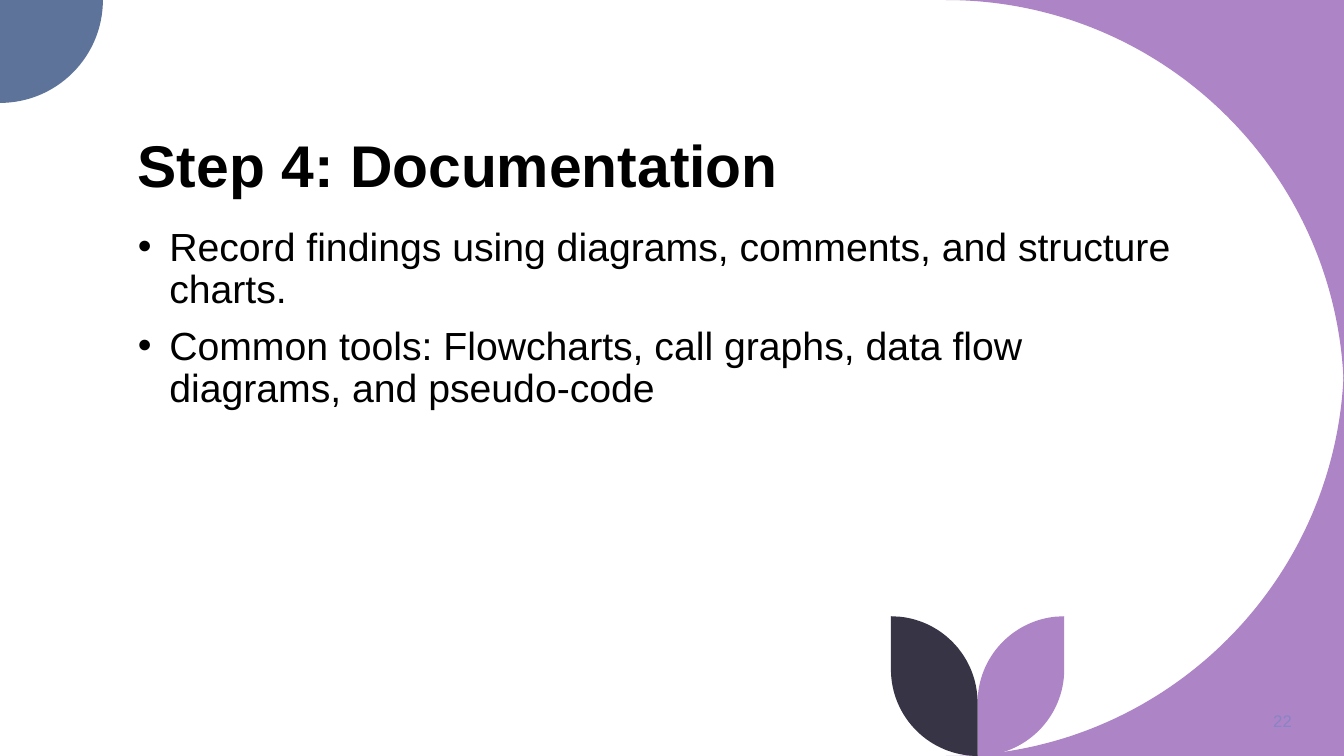
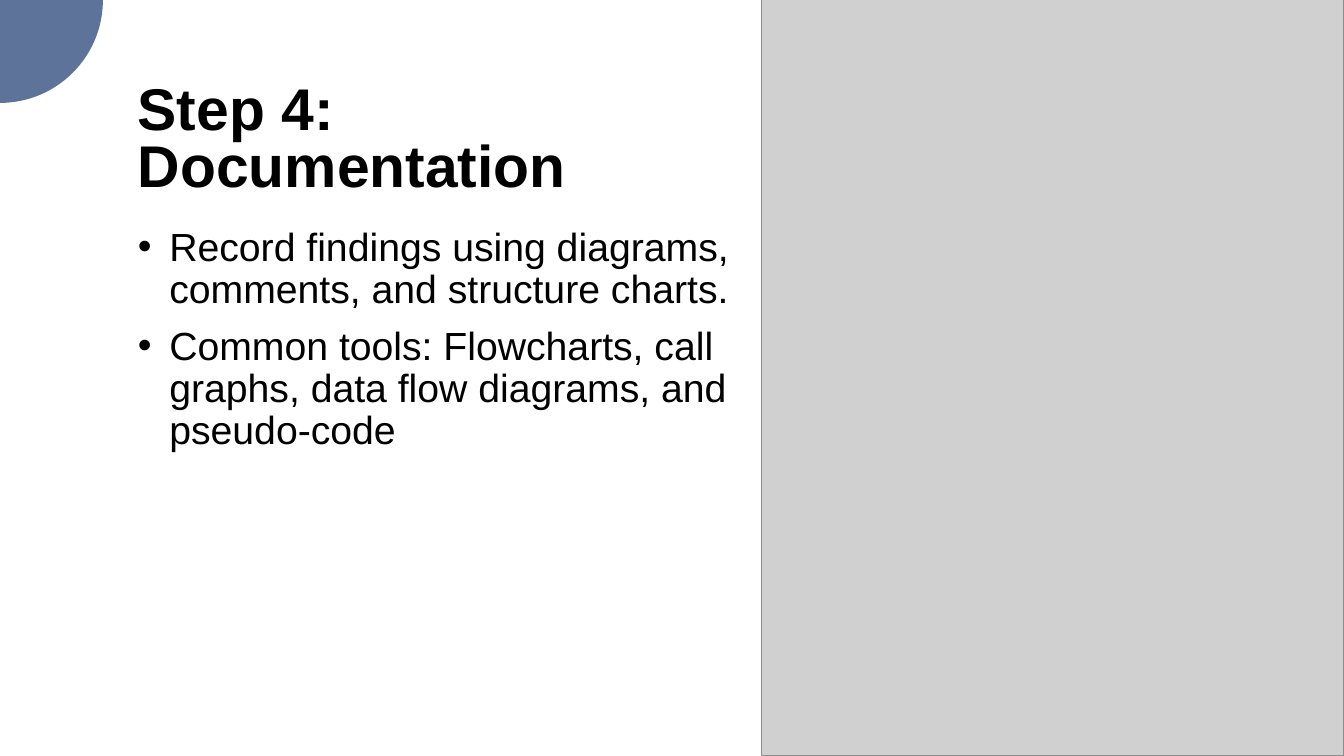
Before and after one commit to syd-kiwi/re-arduino-uno, a slide deck: slide 22 of Presentation/RE for the Rest of Us.pptx. Drawn at 1344x756 pixels with LibreOffice and Linux fonts; fonts in the diff are those of the drawing; grey boxes stand for pictures. Boxes give left, top, right and bottom in pixels: in the first picture for what was removed or moved away, otherwise in the second. Text is boxed around its words. In the diff, an @@ line names an element or a change of style, - is before the commit and + after.

```diff
--- a/Presentation/RE for the Rest of Us.pptx
+++ b/Presentation/RE for the Rest of Us.pptx
@@ title "Step 4: Documentation" rewrapped from <box>138,144,778,198</box> to <box>138,89,566,188</box> @@
@@ picture added at <box>762,0,1344,756</box> @@
@@ text "Record findings using diagrams, comments, ..." rewrapped from <box>169,232,1170,410</box> to <box>169,232,729,452</box> @@
```
Also in this commit, not shown: 15 other slides changed, 1 slide added, 1 slide removed.
